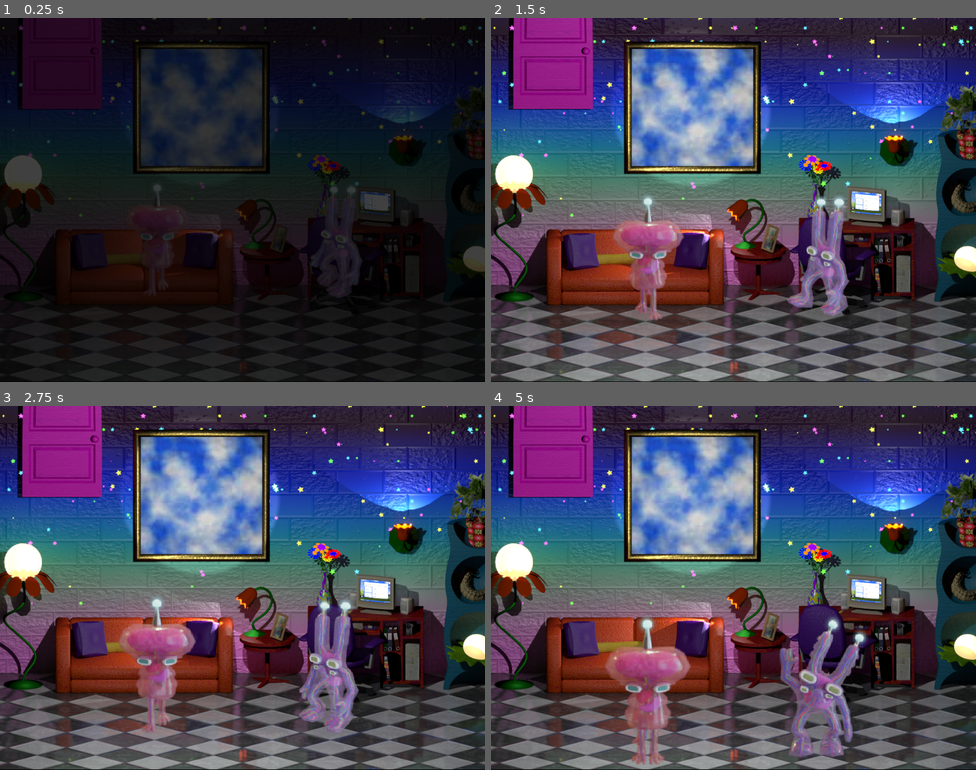
Above: before the commit, frames 1-4 (two rows, left to right).
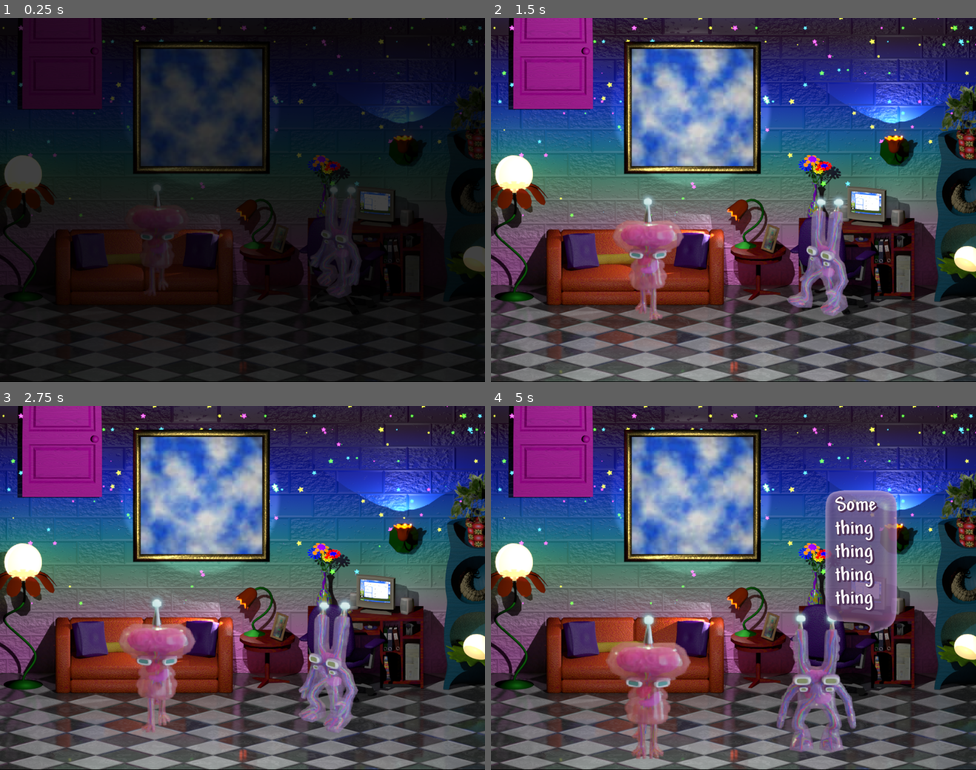
Above: after the commit, the same moments.

Repository: goudreinette/specimenz
Game: Godot game, scene res://rooms/comms_room/communications_room.tscn
Two runs of this game, one before a commit and one after it. Both use one fixed random seed, a clock stepped at 60 frames per second and the inputs below. This scene is started directly instead of the project's main scene.
Inputs (mouse positions are in pixels of both pictures, inside the frame that each line leads up to):
- Up to frame 1 (0.25 s): no input
- Up to frame 2 (1.5 s): tap Enter (ui_accept) at 0.5, 0.77 s; move the mouse to (840, 181) at 0.52 s; click (840, 181) at 0.67 s; drag from (636, 218) to (709, 272) at 1.27 s
- Up to frame 3 (2.75 s): move the mouse to (291, 507) at 2.02 s; click (291, 507) at 2.17 s
- Up to frame 4 (5 s): drag from (709, 660) to (588, 533) at 2.77 s; move the mouse to (879, 642) at 3.52 s; click (879, 642) at 3.67 s; tap Enter (ui_accept) at 3.77 s; drag from (588, 533) to (660, 497) at 4.27 s

The runs differ from the first frame. In frame 2, 0.2% of the frame differs, in the area x 29-74%, y 49-82%; in frame 3, 0.5%; in frame 4, 11%, in the area x 23-84%, y 23-99%.

Commit message:
text balloon margin fix

Diff:
--- a/bubbles/SpeachBubble.gd
+++ b/bubbles/SpeachBubble.gd
@@ -1,4 +1,11 @@
 class_name SpeechBubble extends Node2D
+
+
+@export var margin_top_single_line = 20
+@export var margin_bottom_single_line = 40
+
+@export var margin_top_multi_line = 40
+@export var margin_bottom_multi_line = 60
 
 
 # Called when the node enters the scene tree for the first time.
@@ -16,3 +23,12 @@
 
 func set_text(text: String):
 	$MarginContainer/MarginContainer/Label.text = text
+	var lines = text.split("\n", true)
+	print("Setting text balloon label, ", lines.size(), " lines" )
+
+	if lines.size() > 1:
+		$MarginContainer/MarginContainer.add_theme_constant_override("margin_top", margin_top_multi_line)
+		$MarginContainer/MarginContainer.add_theme_constant_override("margin_bottom", margin_bottom_multi_line)
+	else:
+		$MarginContainer/MarginContainer.add_theme_constant_override("margin_top", margin_top_single_line)
+		$MarginContainer/MarginContainer.add_theme_constant_override("margin_bottom", margin_bottom_single_line)
--- a/bubbles/pipettebubble.tscn
+++ b/bubbles/pipettebubble.tscn
@@ -148,7 +148,7 @@
 texture = ExtResource("2_nw034")
 
 [node name="NinePatchRect" type="NinePatchRect" parent="MarginContainer/OpacityContainer" unique_id=258284393]
-modulate = Color(1, 1, 1, 0.52156866)
+modulate = Color(1, 1, 1, 0.8039216)
 layout_mode = 2
 texture = ExtResource("1_5lu65")
 region_rect = Rect2(0, -21.016663, 328, 169.16418)
@@ -161,9 +161,9 @@
 layout_mode = 2
 offset_transform_enabled = true
 theme_override_constants/margin_left = 37
-theme_override_constants/margin_top = 21
+theme_override_constants/margin_top = 40
 theme_override_constants/margin_right = 67
-theme_override_constants/margin_bottom = 40
+theme_override_constants/margin_bottom = 60
 
 [node name="Label" type="Label" parent="MarginContainer/MarginContainer" unique_id=1682889102]
 layout_mode = 2
@@ -178,5 +178,7 @@
 theme_override_constants/shadow_outline_size = 4
 theme_override_fonts/font = ExtResource("4_1j2hc")
 theme_override_font_sizes/font_size = 40
-text = "helloeggggggggggggggggggggggg"
+text = "helloeggggggggggggggggggggggg
+ddddddddd
+ddddd"
 justification_flags = 162
--- a/bubbles/poopybubble.tscn
+++ b/bubbles/poopybubble.tscn
@@ -57,6 +57,9 @@
 
 [node name="Node2D" type="Node2D" unique_id=1170994842]
 script = ExtResource("1_4s25s")
+margin_bottom_single_line = 20
+margin_top_multi_line = 60
+margin_bottom_multi_line = 80
 
 [node name="Poopybubble" type="Sprite2D" parent="." unique_id=178669016]
 visible = false
@@ -98,7 +101,7 @@
 texture = ExtResource("3_0hw5c")
 
 [node name="NinePatchRect" type="NinePatchRect" parent="MarginContainer/OpacityContainer" unique_id=1904940913]
-modulate = Color(1, 1, 1, 0.52156866)
+modulate = Color(1, 1, 1, 0.8039216)
 layout_mode = 2
 texture = ExtResource("4_hurk1")
 region_rect = Rect2(-14, -41.365536, 350, 207.68958)
--- a/characters/Character.gd
+++ b/characters/Character.gd
@@ -77,7 +77,7 @@
 
 func walk_to_new_location():
 	current_walking_tween =  get_tree().create_tween()
-	var new_pos =  start_pos +  Vector2(randf_range(-30, 30), randf_range(50, 150))
+	var new_pos =  start_pos +  Vector2(randf_range(-30, 30), randf_range(50, 140))
 	#var distance = self.position.distance_to(new_pos)
 	#var walk_duration = remap(distance, 0, 200, 0.0, 1.0)
 	var distance = (position).distance_to(new_pos)
@@ -94,8 +94,11 @@
 
 
 func _on_timer_timeout():
-	if state != CharacterState.Talking:
+	if state == CharacterState.Idle:
 		walk_to_new_location()
+	else:
+		var next_duration = randf_range(5, 10)
+		$Timer.start(next_duration)
 
 func _on_talking_timer_timeout():
 	state = CharacterState.Idle
--- a/rooms/comms_room/conversation_1.gd
+++ b/rooms/comms_room/conversation_1.gd
@@ -10,10 +10,12 @@
 
 func _ready():
 	await pause(4)
-	poopy.wave()
+	poopy.say("Some \nthing\nthing\nthing\nthing")
+	await pause(4)
+	poopy.huh()
 
 	await pause(10)
-	pipette.say("Some \n thing\n thing\n thing\n thing")
+	pipette.say("Some \nthing\nthing\nthing\nthing")
 	await pause(5)
 	pipette.say("Blablblabllbalblblablalbalblabla")
 	await pause(5)
